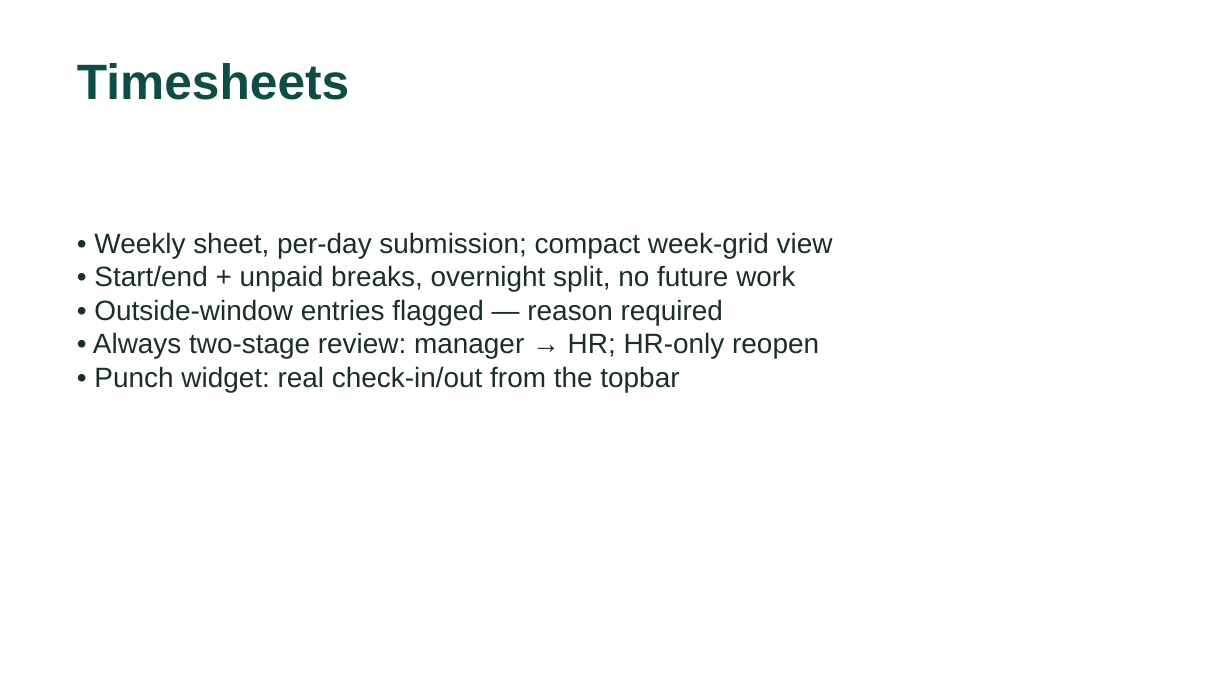
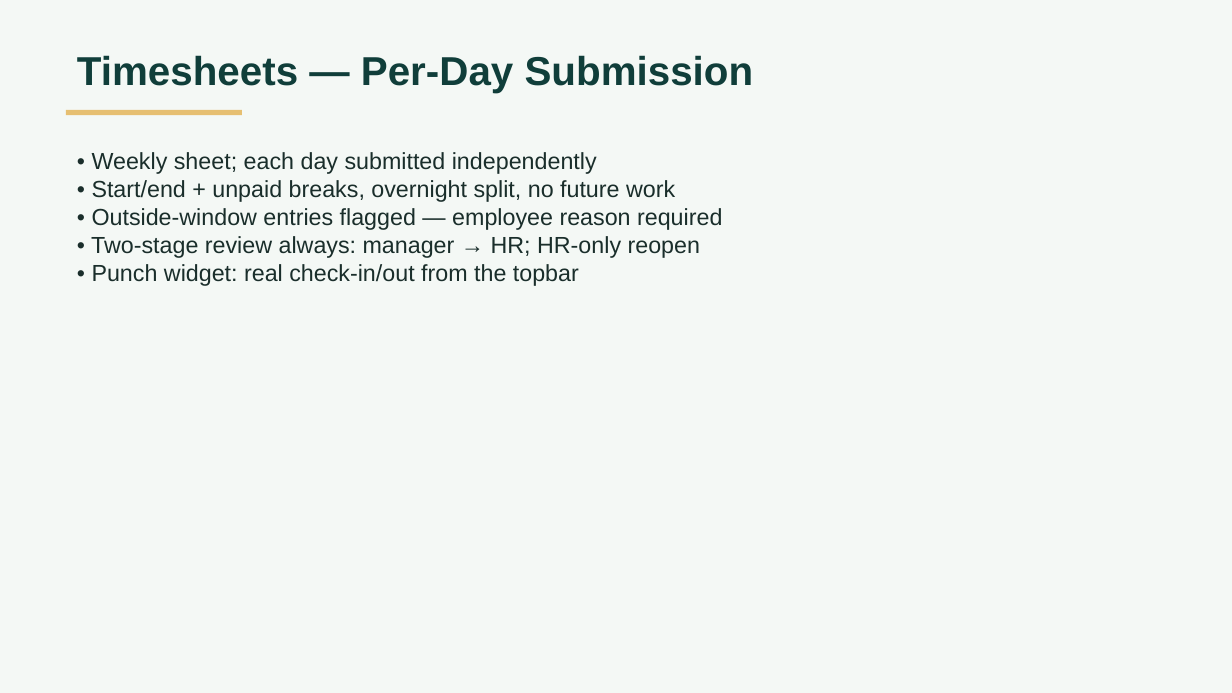
Before and after one commit to Ahmed-Mahdyy/Daimoma, a slide deck: slide 10 of docs/presentation/Daimoma-presentation.pptx (slide 9 before the commit). Drawn at 1232x693 pixels with LibreOffice and Linux fonts; fonts in the diff are those of the drawing. Boxes give left, top, right and bottom in pixels: in the first picture for what was removed or moved away, otherwise in the second. Text is boxed around its words. In the diff, an @@ line names an element or a change of style, - is before the commit and + after.

```diff
--- a/docs/presentation/Daimoma-presentation.pptx
+++ b/docs/presentation/Daimoma-presentation.pptx
@@ background #FFFFFF to #F4F8F5 @@
@@ text at (77, 55, 754, 93): text changed; size 32 to 26 pt; text colour #0F4C45 to #103E3A @@
-Timesheets
+Timesheets — Per-Day Submission
@@ rectangle added at (66, 110, 241, 115), fill #E6BF71 @@
@@ text "• Weekly sheet; each day ...": place and size @@
-text "• Weekly sheet; each day ..." at (93, 232, 833, 392)
+text "• Weekly sheet; each day ..." at (91, 152, 722, 286)
@@ text at (92, 152, 597, 174): text changed; size 18 to 15 pt @@
-• Weekly sheet, per-day submission; compact week-grid view
+• Weekly sheet; each day submitted independently
@@ text at (91, 208, 722, 258): text changed; size 18 to 15 pt @@
-• Outside-window entries flagged — reason required
-• Always two-stage review: manager → HR; HR-only reopen
+• Outside-window entries flagged — employee reason required
+• Two-stage review always: manager → HR; HR-only reopen
@@ text at (92, 180, 675, 286): size 18 to 15 pt in "• Start/end + unpaid breaks, overnight split, ...", "• Punch widget: real check-in/out from the ..." @@
```
Also in this commit, not shown: 14 other slides changed, 8 slides added, 5 slides removed, 1 other file.
